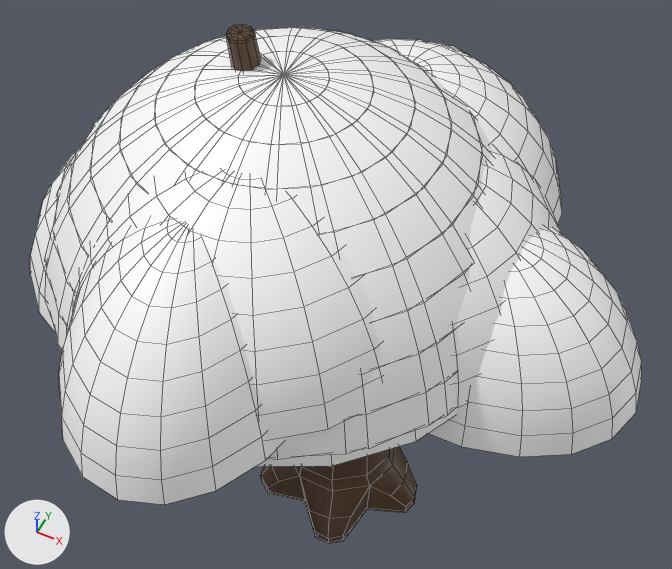
Before and after pictures for a commit that changed the FBX model Assets/Models/fbx/Tree_Tall.fbx.
Before and after are seen from a camera (50 mm lens) standing at (177.0, -361.0, 684.0) and looking at (-12.0, 18.0, 210.0). The lights are fixed; the arrows at lower left show +X, +Y and +Z. The picture after the commit comes second. Mesh edges are drawn as thin lines. Where no turn or scale is listed for an object, it has been applied to the vertices.

The scene before the commit, as lines of its bpy script (objects in view):
```python
ob_psphere1 = bpy.data.objects.new('pSphere1', me_mesh)
ob_psphere1.location = (-35.8, -94.1, 248.5)
ob_psphere10 = bpy.data.objects.new('pSphere10', me_mesh_009)
ob_psphere10.location = (-26.1, -52.3, 260.3)
ob_psphere2 = bpy.data.objects.new('pSphere2', me_mesh_001)
ob_psphere2.location = (-33.6, -2.2, 219.5)
ob_psphere5 = bpy.data.objects.new('pSphere5', me_mesh_004)
ob_psphere5.location = (29.5, 10.7, 237.2)
ob_psphere6 = bpy.data.objects.new('pSphere6', me_mesh_005)
ob_psphere6.location = (-33.6, -2.2, 229.5)
ob_psphere7 = bpy.data.objects.new('pSphere7', me_mesh_006)
ob_psphere7.location = (-33.6, -2.2, 229.5)
ob_psphere8 = bpy.data.objects.new('pSphere8', me_mesh_007)
ob_psphere8.location = (3.6, 76.5, 239.3)
ob_psphere9 = bpy.data.objects.new('pSphere9', me_mesh_008)
ob_psphere9.location = (86.0, 6.5, 204.9)
ob_tree_tall = bpy.data.objects.new('Tree_Tall', me_mesh_011)
ob_tree_tall.location = (0.0, 0.0, 0.0)
# also in view: 'pSphere11' at (-93.0, -17.0, 288.0)
```
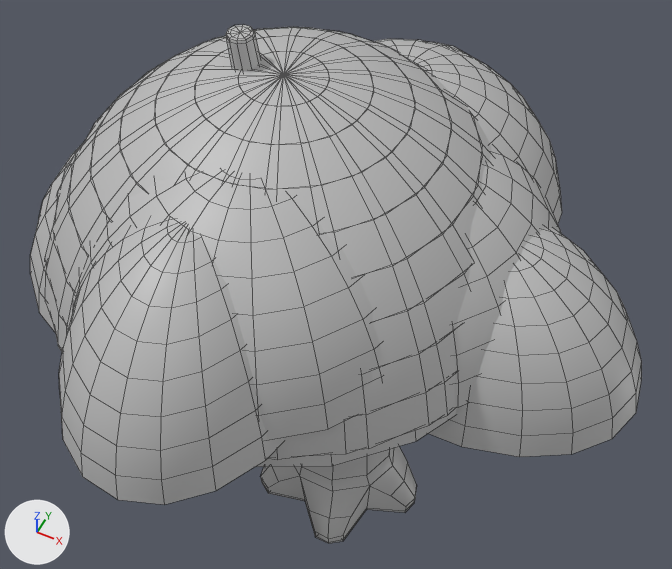
The newer file is also rescaled (x0.189) as a whole; pictures and numbers use the older file's frame.

The edits, one by one:
Material 'lambert20' (mat_lambert20) is new.
Its base color is (0.5, 0.5, 0.5) (grey #bcbcbc).
Material 'lambert19' (mat_lambert19) is new.
Its base color is (0.5, 0.5, 0.5) (grey #bcbcbc).
me_mesh_010 has 181 vertices, 180 faces and spans x -111.0..111.0, y -111.0..111.0, z 18.0..112.0.
me_mesh_010 no longer uses material mat_branches (white #ffffff).
me_mesh_010 gains material mat_lambert20 (grey #bcbcbc).
me_mesh_001 has 181 vertices, 180 faces and spans x -155.0..155.0, y -155.0..155.0, z 25.0..157.0.
me_mesh_001 no longer uses material mat_branches (white #ffffff).
me_mesh_001 gains material mat_lambert20 (grey #bcbcbc).
me_mesh has 181 vertices, 180 faces and spans x -75.0..75.0, y -110.0..110.0, z 18.0..112.0.
me_mesh no longer uses material mat_branches (white #ffffff).
me_mesh gains material mat_lambert20 (grey #bcbcbc).
me_mesh_009 has 181 vertices, 180 faces and spans x -110.0..110.0, y -110.0..110.0, z 18.0..112.0.
me_mesh_009 no longer uses material mat_branches (white #ffffff).
me_mesh_009 gains material mat_lambert20 (grey #bcbcbc).
me_mesh_008 has 181 vertices, 180 faces and spans x -111.0..111.0, y -79.0..79.0, z 18.0..112.0.
me_mesh_008 no longer uses material mat_branches (white #ffffff).
me_mesh_008 gains material mat_lambert20 (grey #bcbcbc).
me_mesh_006 has 181 vertices, 180 faces and spans x -154.0..154.0, y -154.0..154.0, z 25.0..157.0.
me_mesh_006 no longer uses material mat_branches (white #ffffff).
me_mesh_006 gains material mat_lambert20 (grey #bcbcbc).
me_mesh_004 has 181 vertices, 180 faces and spans x -110.0..110.0, y -110.0..110.0, z 18.0..112.0.
me_mesh_004 no longer uses material mat_branches (white #ffffff).
me_mesh_004 gains material mat_lambert20 (grey #bcbcbc).
me_mesh_007 has 181 vertices, 180 faces and spans x -111.0..111.0, y -111.0..111.0, z 18.0..112.0.
me_mesh_007 no longer uses material mat_branches (white #ffffff).
me_mesh_007 gains material mat_lambert20 (grey #bcbcbc).
me_mesh_011 has 444 vertices, 471 faces and spans x -166.0..126.0, y -153.0..153.0, z 0.0..403.0.
me_mesh_011 no longer uses material mat_tree_bark_tall (picture img_tree_bark_tall_png).
me_mesh_011 gains material mat_lambert19 (grey #bcbcbc).
me_mesh_005 has 181 vertices, 180 faces and spans x -155.0..155.0, y -155.0..155.0, z 25.0..157.0.
me_mesh_005 no longer uses material mat_branches (white #ffffff).
me_mesh_005 gains material mat_lambert20 (grey #bcbcbc).

Changed parts and their boxes (x1, y1, x2, y2) in the pictures (672 x 569 px):
'pSphere1', recoloured (white to grey): (59, 219, 284, 505) in both
'pSphere6', recoloured (white to grey): (45, 27, 490, 455) in both
'pSphere7', recoloured (white to grey): (45, 27, 492, 459) in both
'pSphere10', recoloured (white to grey): (73, 175, 380, 440) in both
'pSphere9', recoloured (white to grey): (429, 228, 642, 457) in both
'pSphere5', recoloured (white to grey): (454, 146, 561, 407) in both
'Tree_Tall', recoloured: (226, 24, 417, 543) in both
'pSphere8', recoloured (white to grey): (374, 39, 562, 223) in both
'pSphere11', recoloured (white to grey): (30, 143, 83, 332) in both
'pSphere2', recoloured: (57, 342, 456, 467) in both
